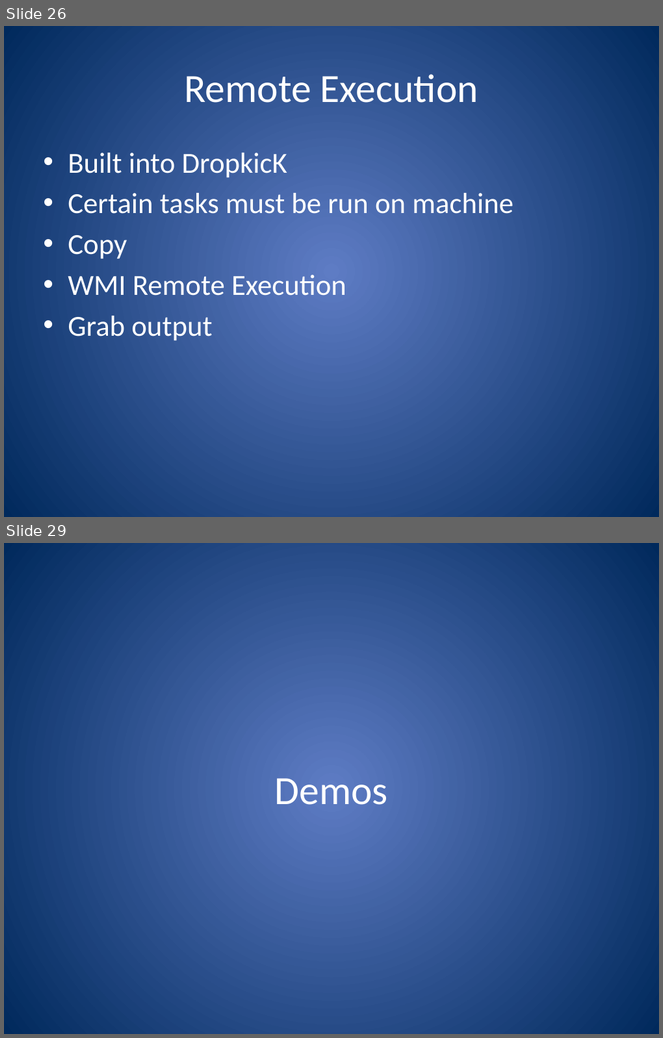
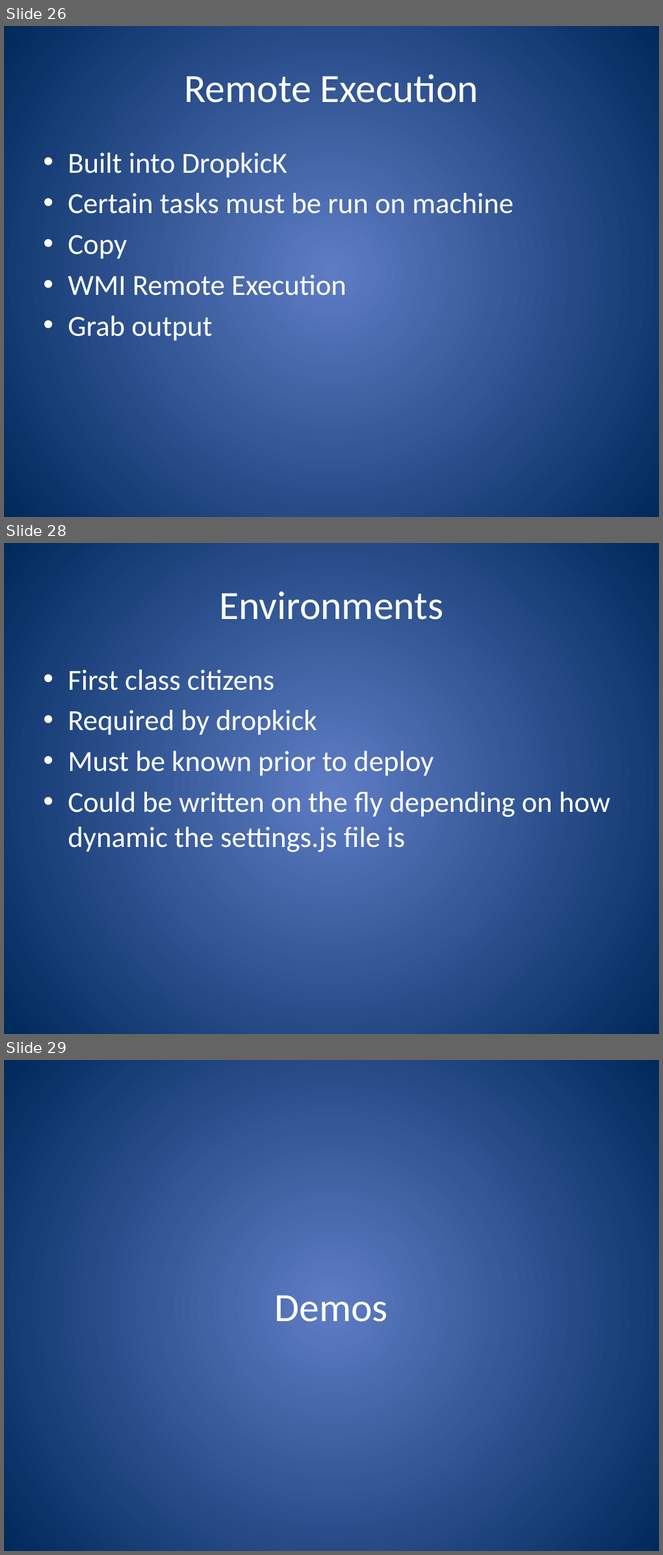
Before and after one commit to ferventcoder/presentations, a slide deck: dotNet/dropkick/DropkicK.pptx. Shown one above the other, each under a label of ours: slides 26 and 29 before the commit, slides 26, 28 and 29 after it; the slides between them are not shown. The pictures are 663x1038 and 663x1555 pixels, drawn with LibreOffice and Linux fonts; fonts in the diff are those of the drawing. Boxes give left, top, right and bottom in pixels: in the first picture for what was removed or moved away, otherwise in the second. Text is boxed around its words. In the diff, an @@ line names an element or a change of style, - is before the commit and + after.

Commit message:
prepping source for presentation - minus deployment

```diff
--- a/dotNet/dropkick/DropkicK.pptx
+++ b/dotNet/dropkick/DropkicK.pptx
@@ slide 28 added at (4,543,659,1034), background gradient #5E7CC5 to #00295C @@
@@ title added at (219,591,443,620), 44 pt, text #FFFFFF @@
+Environments
@@ text added at (68,670,610,852), 32 pt, text #FFFFFF @@
+• First class citizens
+• Required by dropkick
+• Must be known prior to deploy
+• Could be written on the fly depending on how dynamic the settings.js file is
```
Also in this commit, not shown: 5 slides changed, 1 other slide added, 1 slide removed, 12 other files.
